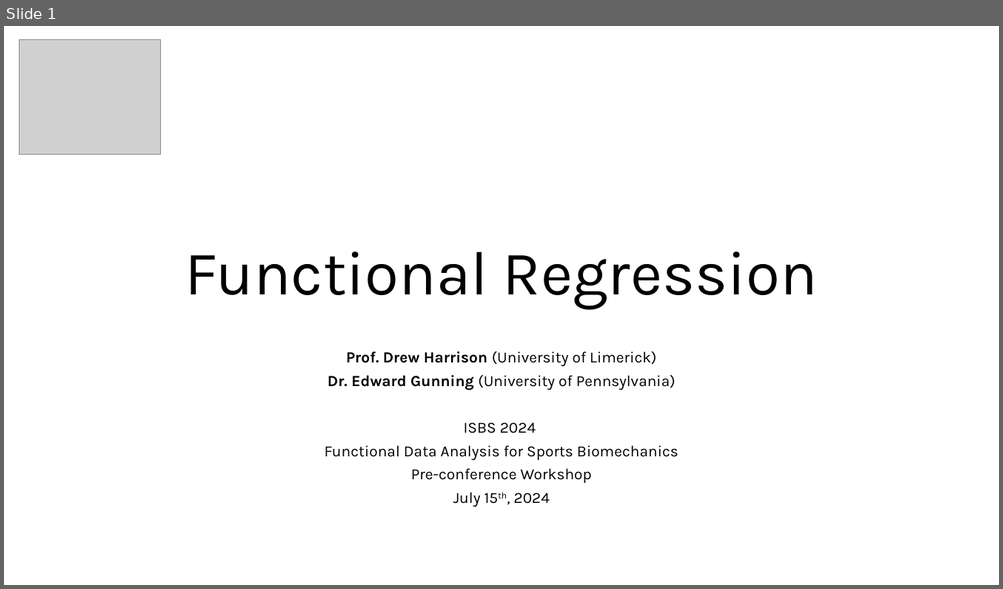
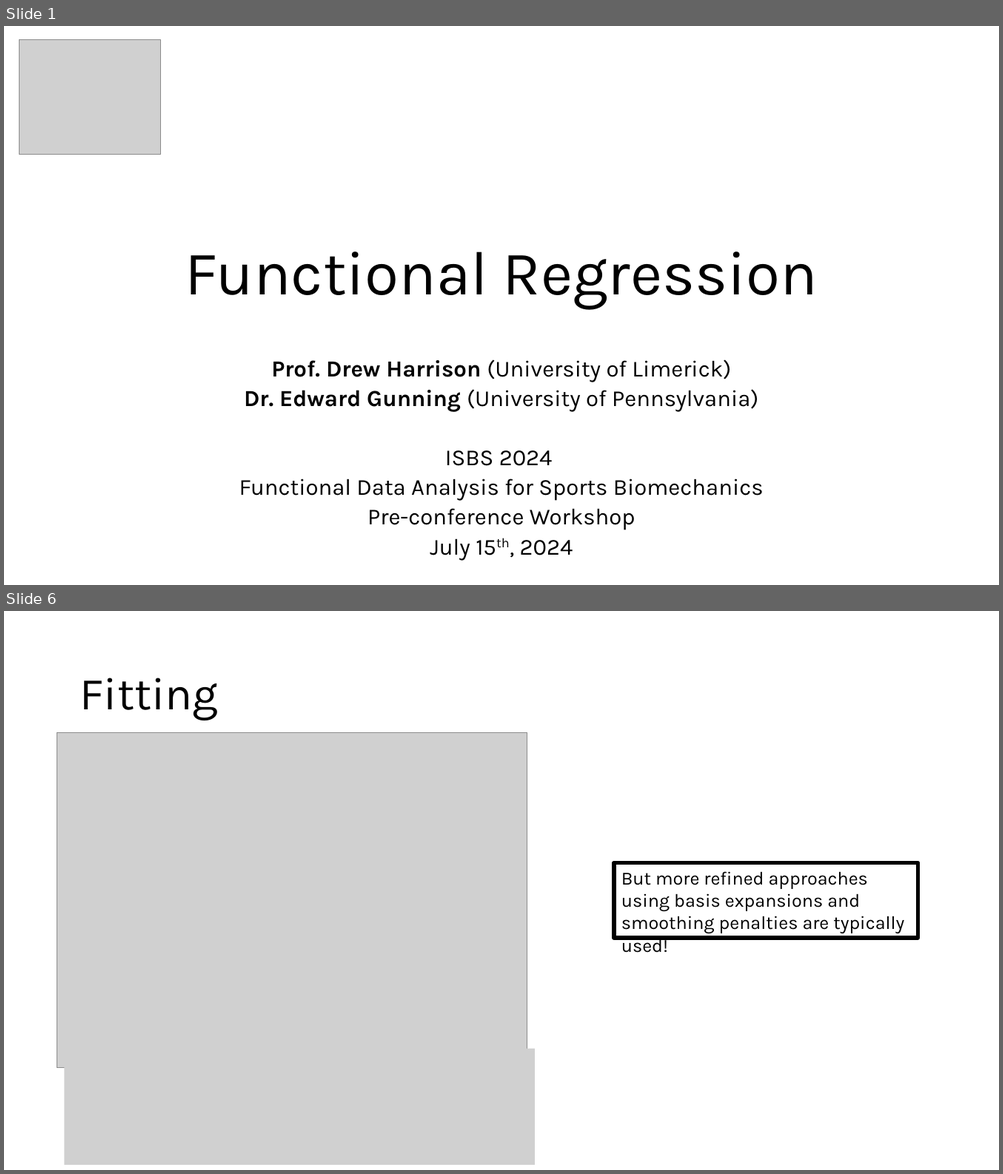
Before and after one commit to edwardgunning/ISBS-Short-Course, a slide deck: slides/05-fregression.pptx. Shown one above the other, each under a label of ours: slide 1 before the commit, slides 1 and 6 after it; the slides between them are not shown. The pictures are 1003x589 and 1003x1174 pixels, drawn with LibreOffice and Linux fonts; fonts in the diff are those of the drawing; grey boxes stand for pictures; background and template pictures are left out. Boxes give left, top, right and bottom in pixels: in the first picture for what was removed or moved away, otherwise in the second. Text is boxed around its words. In the diff, an @@ line names an element or a change of style, - is before the commit and + after.

```diff
--- a/slides/05-fregression.pptx
+++ b/slides/05-fregression.pptx
@@ slide 6 added at (x1=4, y1=611, x2=999, y2=1170), background #FFFFFF @@
@@ title added at (x1=79, y1=678, x2=218, y2=721), 44 pt, text #000000 @@
+Fitting
@@ picture added at (x1=57, y1=732, x2=528, y2=1068) @@
@@ rectangle added at (x1=614, y1=863, x2=917, y2=939), outline #000000 4 pt, 18 pt, text #000000 @@
+But more refined approaches using basis expansions and smoothing penalties are typically used!
@@ picture added at (x1=65, y1=1049, x2=535, y2=1165) @@
@@ slide 1 changed as well @@
@@ subtitle "Prof. Drew Harrison (University of ..." at (x1=239, y1=360, x2=763, y2=560): size 15 to 22.2 pt @@
```
Also in this commit, not shown: 4 other slides added.
